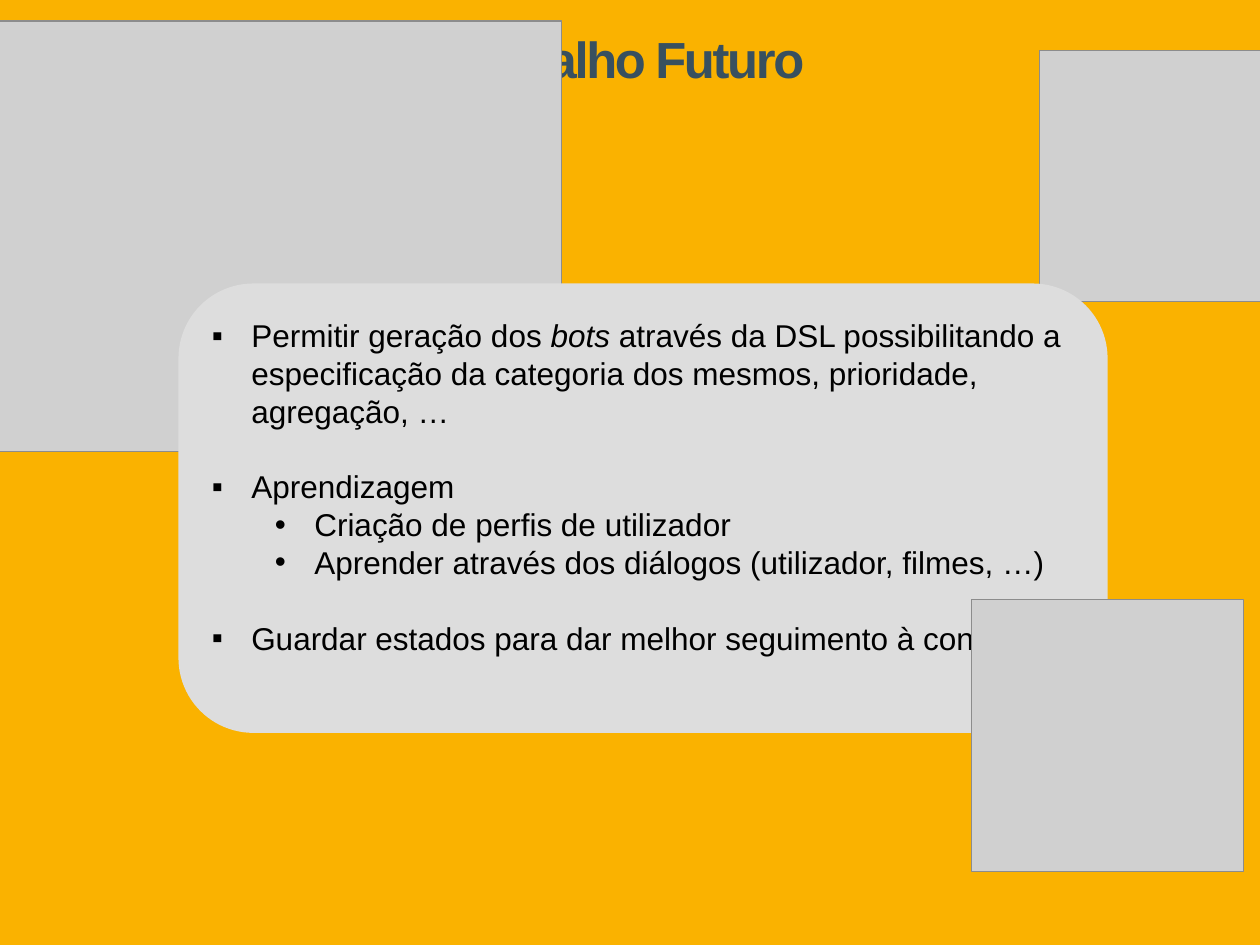
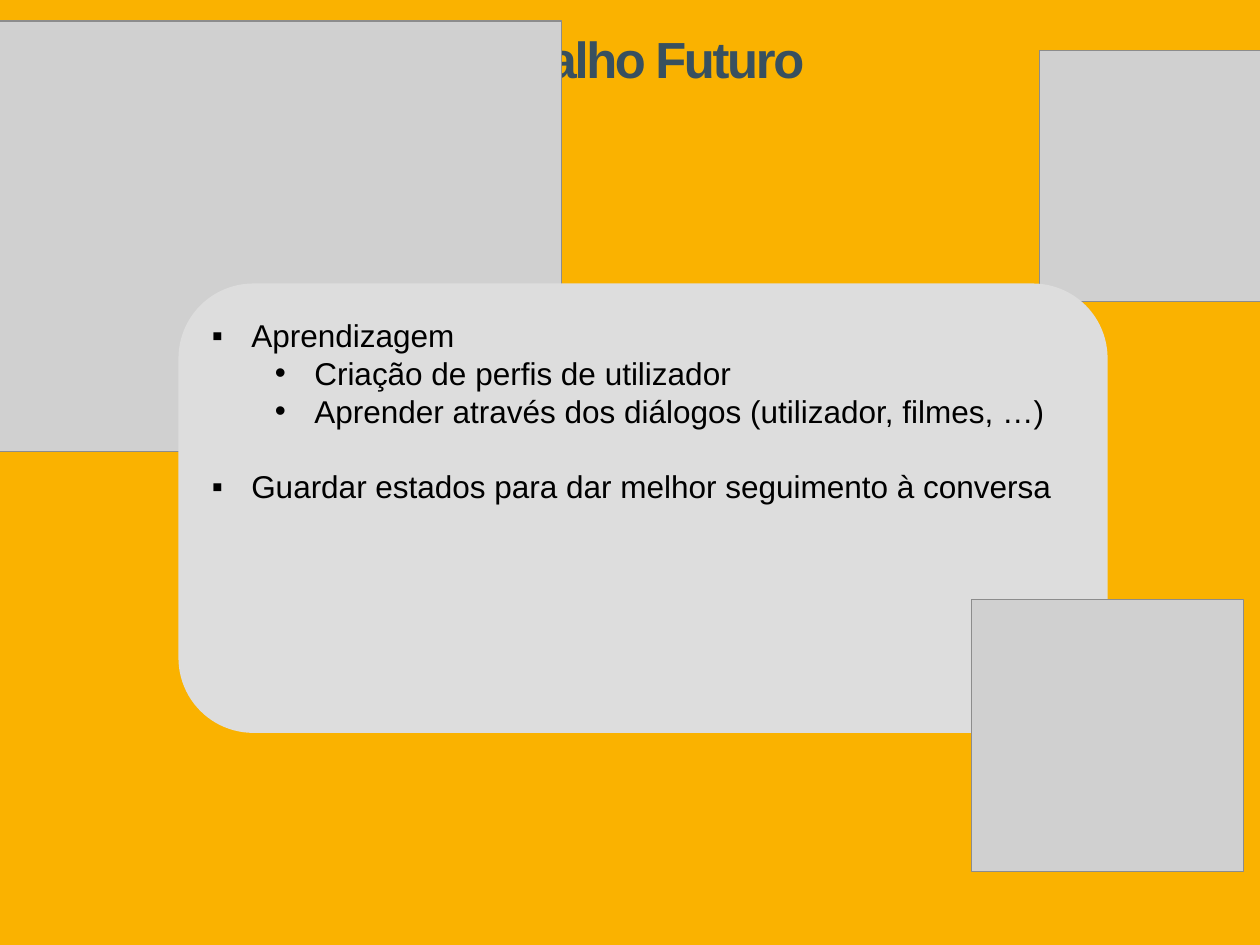
Before and after one commit to Tibblue/PLC, a slide deck: slide 19 of LEI/apresentações/checkpoint2/apresLEI_grupo47.pptx (slide 20 before the commit). Drawn at 1260x945 pixels with LibreOffice and Linux fonts; fonts in the diff are those of the drawing; grey boxes stand for pictures. Boxes give left, top, right and bottom in pixels: in the first picture for what was removed or moved away, otherwise in the second. Text is boxed around its words. In the diff, an @@ line names an element or a change of style, - is before the commit and + after.

```diff
--- a/LEI/apresentações/checkpoint2/apresLEI_grupo47.pptx
+++ b/LEI/apresentações/checkpoint2/apresLEI_grupo47.pptx
@@ text at [251, 323, 1061, 429]: paragraph removed @@
-▪ Permitir geração dos bots através da DSL possibilitando a especificação da categoria dos mesmos, prioridade, agregação, …
```
Also in this commit, not shown: 4 other slides changed, 1 slide added, 2 slides removed.
